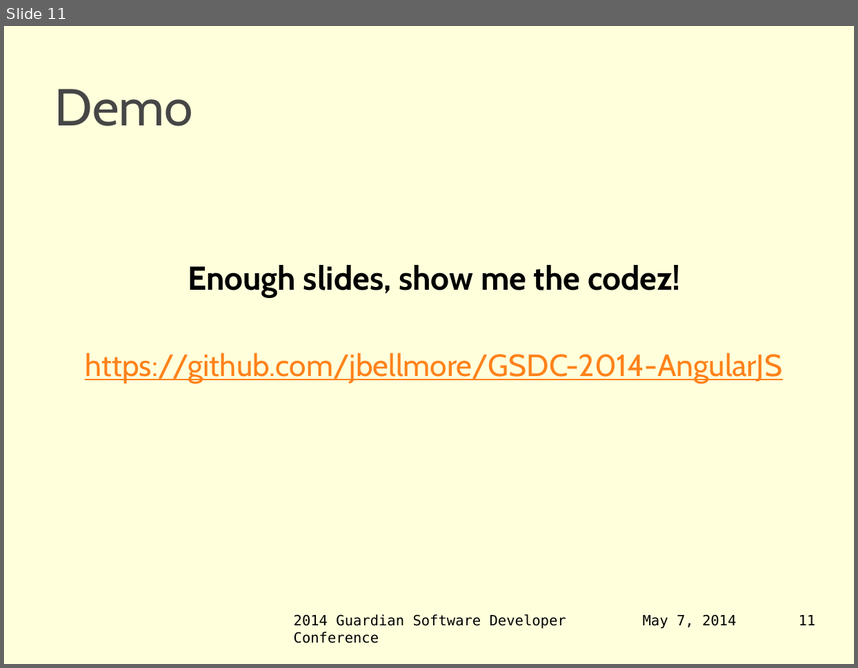
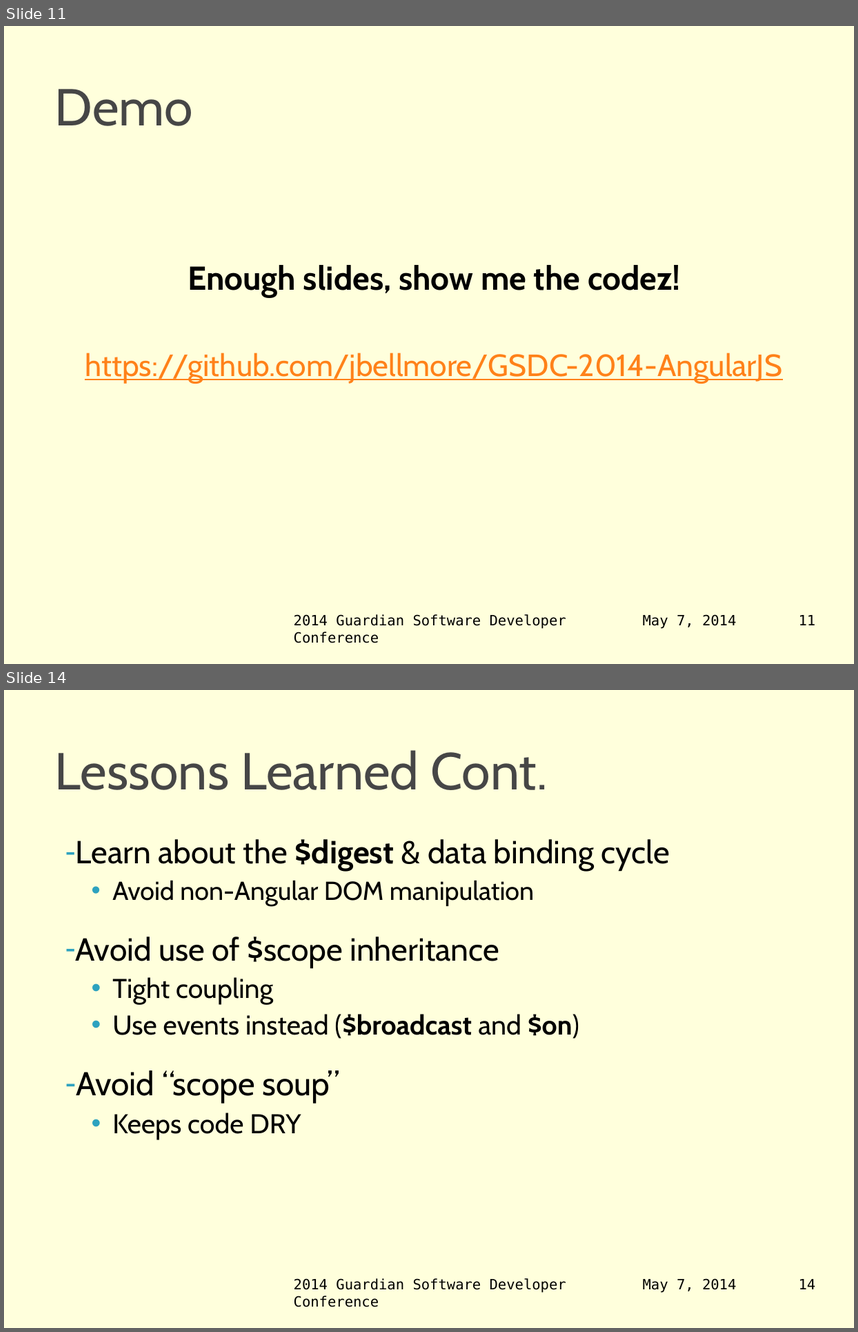
Before and after one commit to jbellmore/GSDC-2014-AngularJS, a slide deck: intro-to-angular-js.pptx. Shown one above the other, each under a label of ours: slide 11 before the commit, slides 11 and 14 after it; the slides between them are not shown. The pictures are 858x668 and 858x1332 pixels, drawn with LibreOffice and Linux fonts; fonts in the diff are those of the drawing; background and template pictures are left out. Boxes give left, top, right and bottom in pixels: in the first picture for what was removed or moved away, otherwise in the second. Text is boxed around its words. In the diff, an @@ line names an element or a change of style, - is before the commit and + after.

```diff
--- a/intro-to-angular-js.pptx
+++ b/intro-to-angular-js.pptx
@@ slide 14 added at bbox=[4, 690, 854, 1328], background #FFFFCC at 68% opacity @@
@@ title added at bbox=[55, 750, 547, 790], 44 pt, text #464646 @@
+Lessons Learned Cont.
@@ text added at bbox=[76, 839, 670, 1139], 27 pt, text #000000 @@
+‐ Learn about the $digest & data binding cycle
+  • Avoid non-Angular DOM manipulation
+‐ Avoid use of $scope inheritance
+  • Tight coupling
+  • Use events instead ($broadcast and $on)
+‐ Avoid “scope soup”
+  • Keeps code DRY
@@ text added at bbox=[294, 1278, 566, 1307], 12 pt, text #000000 @@
+2014 Guardian Software Developer Conference
@@ text added at bbox=[643, 1278, 736, 1292], 12 pt, text #000000 @@
+May 7, 2014
@@ page number added at bbox=[799, 1279, 816, 1289], 12 pt, text #000000 @@
+14
```
Also in this commit, not shown: 1 slide changed, 2 other slides added, 6 other files.
